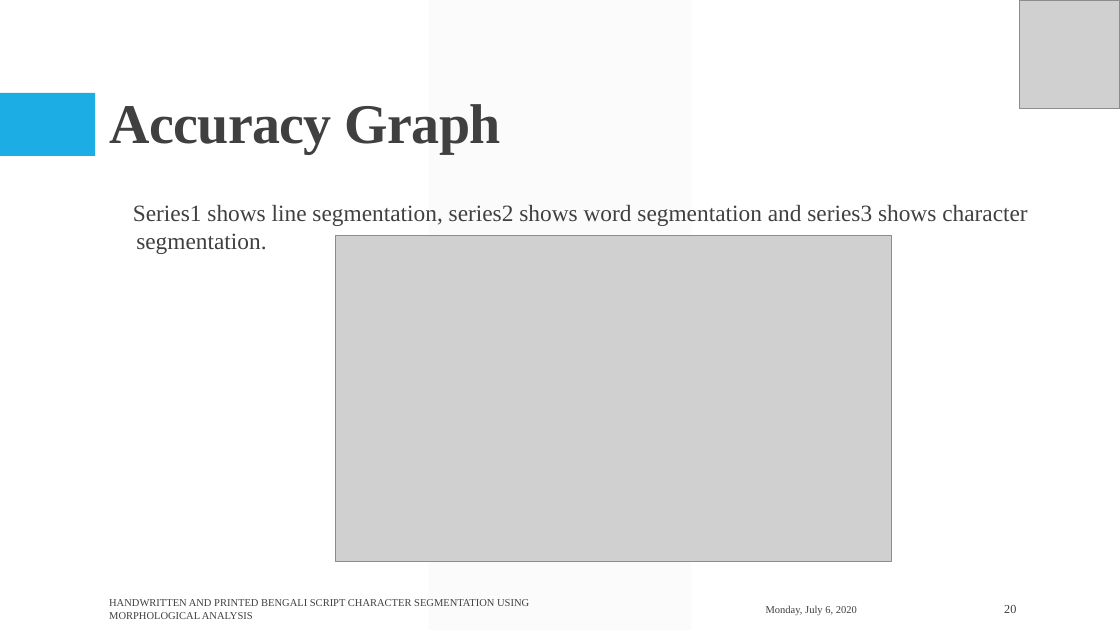
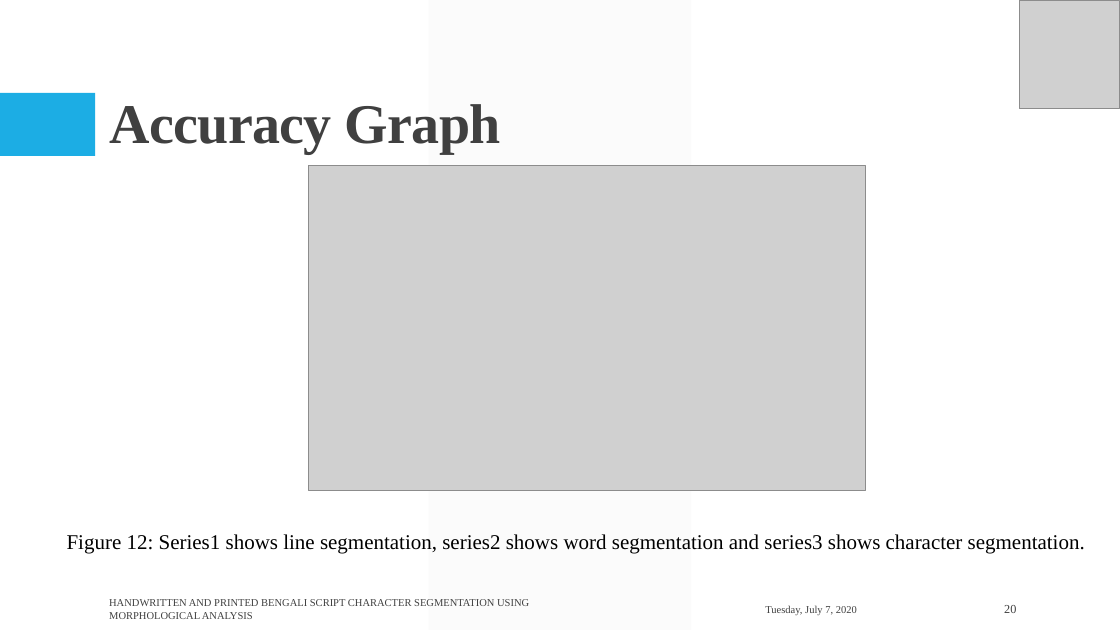
Before and after one commit to Arik096/project, a slide deck: slide 20 of book/puja.pptx. Drawn at 1120x630 pixels with LibreOffice and Linux fonts; fonts in the diff are those of the drawing; grey boxes stand for pictures. Boxes give left, top, right and bottom in pixels: in the first picture for what was removed or moved away, otherwise in the second. Text is boxed around its words. In the diff, an @@ line names an element or a change of style, - is before the commit and + after.

```diff
--- a/book/puja.pptx
+++ b/book/puja.pptx
@@ picture: place and size @@
-picture at (335, 236, 892, 562)
+picture at (308, 166, 865, 492)
@@ text at (67, 534, 1085, 554): text changed; size 20 to 18 pt; text colour #404040 to #000000 @@
-Series1 shows line segmentation, series2 shows word segmentation and series3 shows character segmentation.
+Figure 12: Series1 shows line segmentation, series2 shows word segmentation and series3 shows character segmentation.
@@ text at (765, 605, 857, 615): text changed @@
-Monday, July 6, 2020
+Tuesday, July 7, 2020
```
Also in this commit, not shown: 24 other slides changed.
